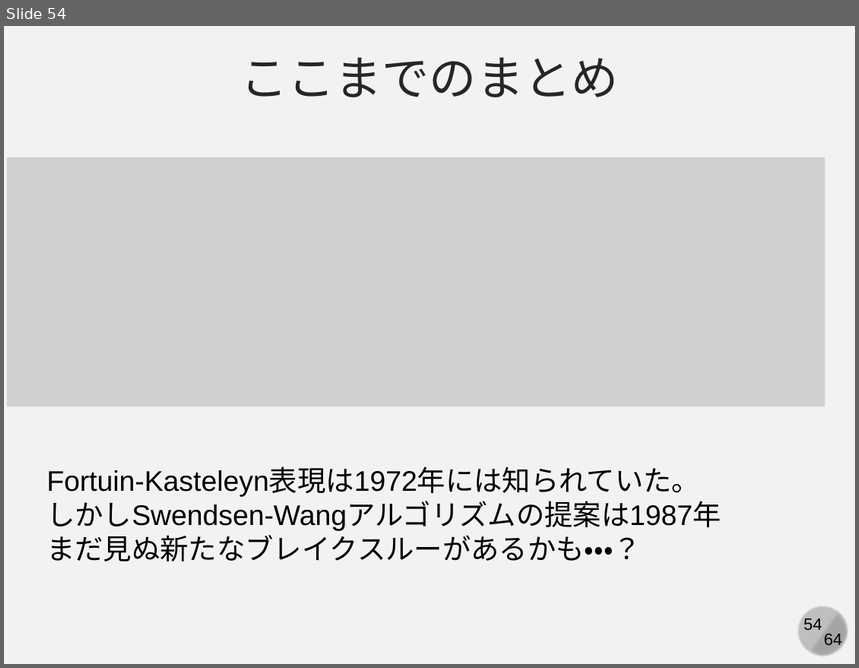
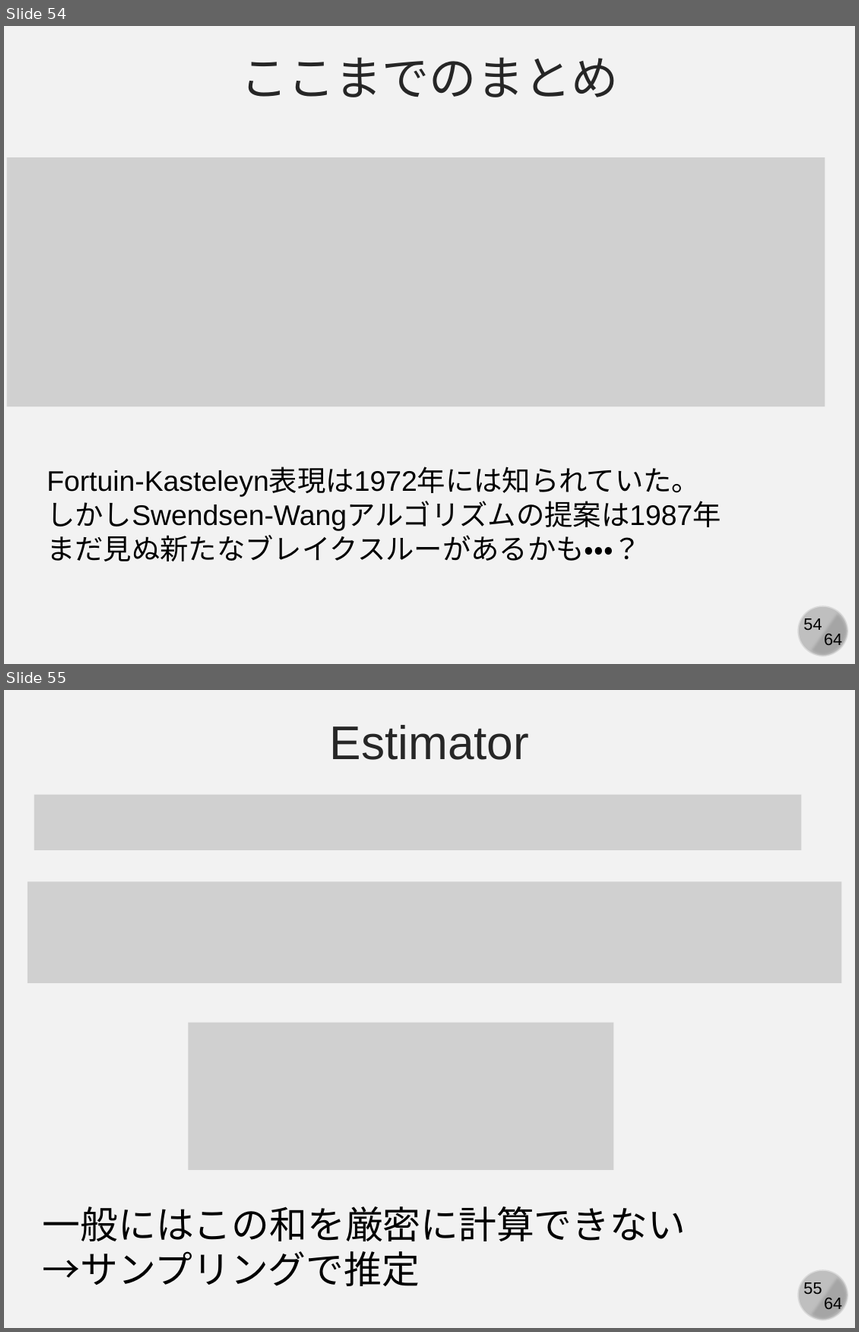
Before and after one commit to kaityo256/simulation_engineering, a slide deck: 04_mc_advanced/simulation04.pptx. Shown one above the other, each under a label of ours: slide 54 before the commit, slides 54 and 55 after it. The pictures are 859x668 and 859x1332 pixels, drawn with LibreOffice and Linux fonts; fonts in the diff are those of the drawing; grey boxes stand for pictures. Boxes give left, top, right and bottom in pixels: in the first picture for what was removed or moved away, otherwise in the second. Text is boxed around its words. In the diff, an @@ line names an element or a change of style, - is before the commit and + after.

```diff
--- a/04_mc_advanced/simulation04.pptx
+++ b/04_mc_advanced/simulation04.pptx
@@ slide 55 added at <box>4,690,855,1328</box>, background #F2F2F2; not listed: 4 template elements that a slide beside it also shows @@
@@ text added at <box>330,725,530,760</box>, 40 pt, text #262626 @@
+Estimator
@@ picture added at <box>34,795,801,850</box> @@
@@ picture added at <box>28,882,842,983</box> @@
@@ picture added at <box>189,1023,614,1170</box> @@
@@ text added at <box>43,1207,686,1287</box>, 32 pt, text #000000 @@
+一般にはこの和を厳密に計算できない
+→サンプリングで推定
```
Also in this commit, not shown: 14 other slides added, 1 slide removed, 1 other file.
